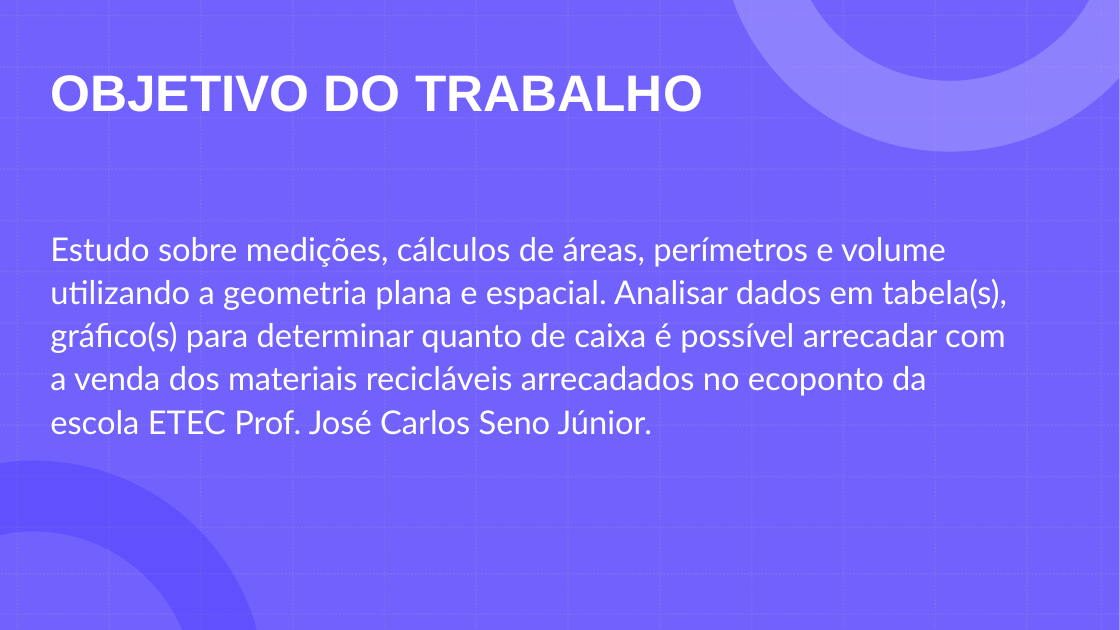
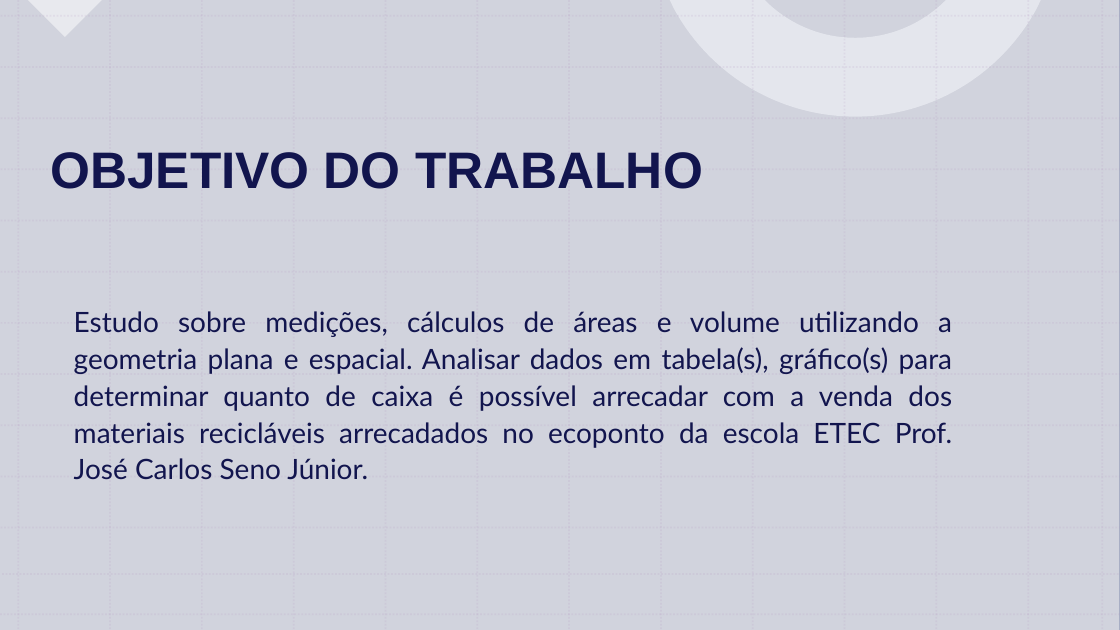
Before and after one commit to GabrielDSS0/ETEC-Coisas-Escolares, a slide deck: slide 9 of 1 etim ds 2022/EAMT/Trabalho Acadêmico/Relatório (a importância dos ecopontos)/A importância da separação dos recicláveis 3/Ecopontos - EAMT.pptx (slide 6 before the commit). Drawn at 1120x630 pixels with LibreOffice and Linux fonts; fonts in the diff are those of the drawing. Boxes give left, top, right and bottom in pixels: in the first picture for what was removed or moved away, otherwise in the second. Text is boxed around its words. In the diff, an @@ line names an element or a change of style, - is before the commit and + after.

```diff
--- a/1 etim ds 2022/EAMT/Trabalho Acadêmico/Relatório (a importância dos ecopontos)/A importância da separação dos recicláveis 3/Ecopontos - EAMT.pptx
+++ b/1 etim ds 2022/EAMT/Trabalho Acadêmico/Relatório (a importância dos ecopontos)/A importância da separação dos recicláveis 3/Ecopontos - EAMT.pptx
@@ background #FFFFFF to #5D6B9A @@
@@ rectangle added at [0, 0, 1120, 630], fill #5D6B9A @@
@@ rectangle added at [0, 0, 1120, 630], fill #EEEEEE at 80% opacity @@
@@ right triangle added at [28, 0, 102, 37], fill #FFFFFF at 50% opacity @@
@@ title "OBJETIVO DO TRABALHO": place and size @@
-title "OBJETIVO DO TRABALHO" at [50, 75, 703, 112]
+title "OBJETIVO DO TRABALHO" at [50, 152, 703, 189]
@@ title "OBJETIVO DO TRABALHO" at [50, 152, 703, 189]: text colour #FFFFFF to #12154E; vertical alignment middle to bottom @@
@@ freeform shape added at [670, 0, 1041, 117], fill #E9EBF1 at 80% opacity @@
@@ text at [74, 311, 953, 479]: text changed; size 28 to 24 pt; text colour #FFFFFF to #12154E @@
-Estudo sobre medições, cálculos de áreas, perímetros e volume utilizando a geometria plana e espacial. Analisar dados em tabela(s), gráfico(s) para determinar quanto de caixa é possível arrecadar com a venda dos materiais recicláveis arrecadados no ecoponto da escola ETEC Prof. José Carlos Seno Júnior.
+Estudo sobre medições, cálculos de áreas e volume utilizando a geometria plana e espacial. Analisar dados em tabela(s), gráfico(s) para determinar quanto de caixa é possível arrecadar com a venda dos materiais recicláveis arrecadados no ecoponto da escola ETEC Prof. José Carlos Seno Júnior.
@@ group added at [0, 0, 1120, 630]: 26 lines @@
```
Also in this commit, not shown: 18 other slides changed, 9 slides added, 9 slides removed, 1 other file.
